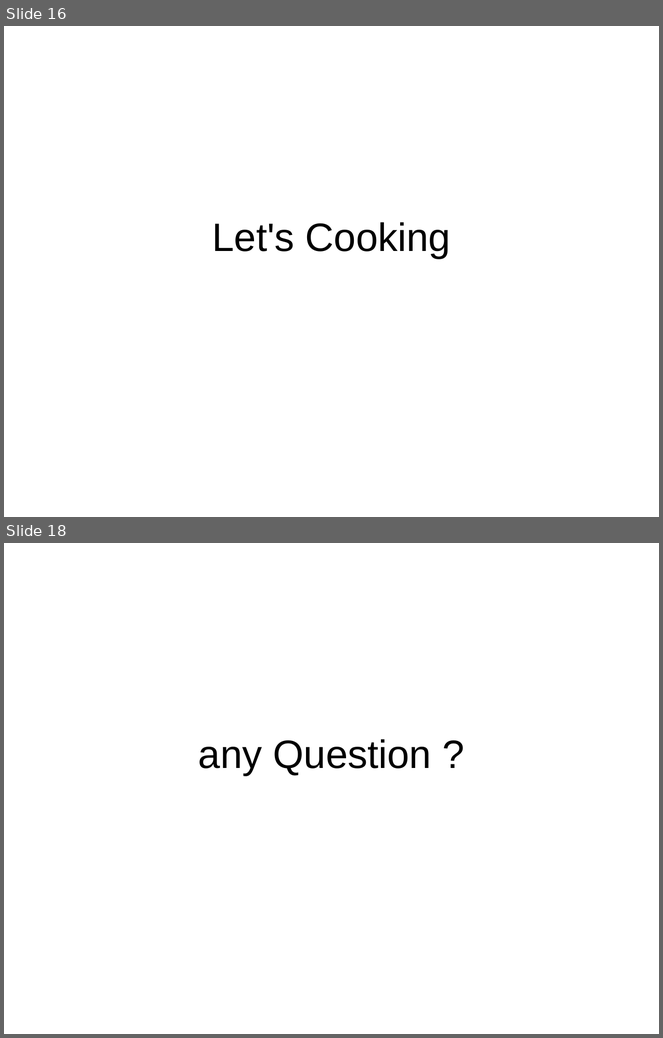
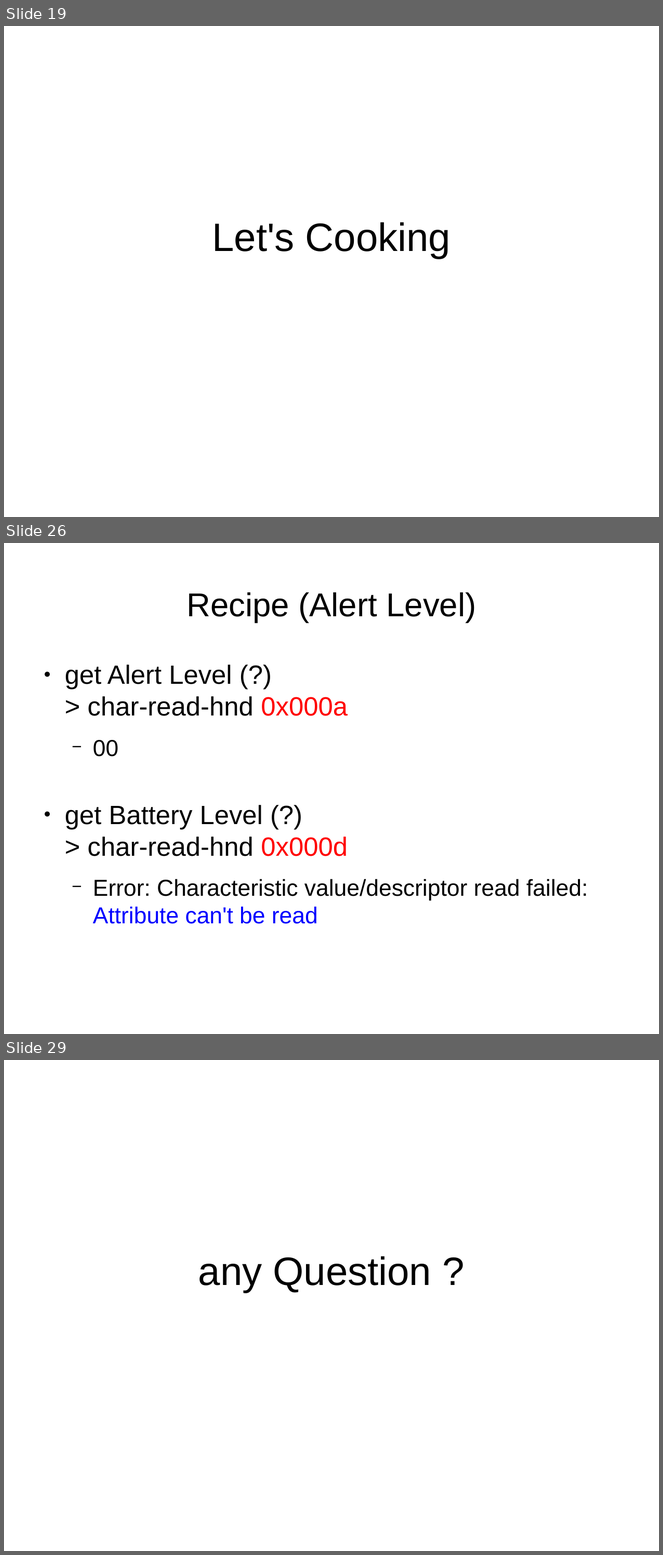
Before and after one commit to andromedroid/ame, a slide deck: doc/ble/ring_blu-tag_from_linux.odp. Shown one above the other, each under a label of ours: slides 16 and 18 before the commit, slides 19, 26 and 29 after it; the slides between them are not shown. The pictures are 663x1038 and 663x1555 pixels, drawn with LibreOffice and Linux fonts; fonts in the diff are those of the drawing. Boxes give left, top, right and bottom in pixels: in the first picture for what was removed or moved away, otherwise in the second. Text is boxed around its words. In the diff, an @@ line names an element or a change of style, - is before the commit and + after.

```diff
--- a/doc/ble/ring_blu-tag_from_linux.odp
+++ b/doc/ble/ring_blu-tag_from_linux.odp
@@ slide 26 added at [4,543,659,1034], background #FFFFFF @@
@@ title added at [187,592,477,623], 40 pt, text #000000 @@
+Recipe (Alert Level)
@@ text added at [65,665,588,924], 32 pt, text #000000 @@
+● get Alert Level (?)
+  > char-read-hnd 0x000a
+  − 00
+● get Battery Level (?)
+  > char-read-hnd 0x000d
+  − Error: Characteristic value/descriptor read failed:
+    Attribute can't be read
@@ what was slide 16 is now slide 19 @@
@@ what was slide 18 is now slide 29 @@
```
Also in this commit, not shown: 6 slides changed, 11 other slides added.
